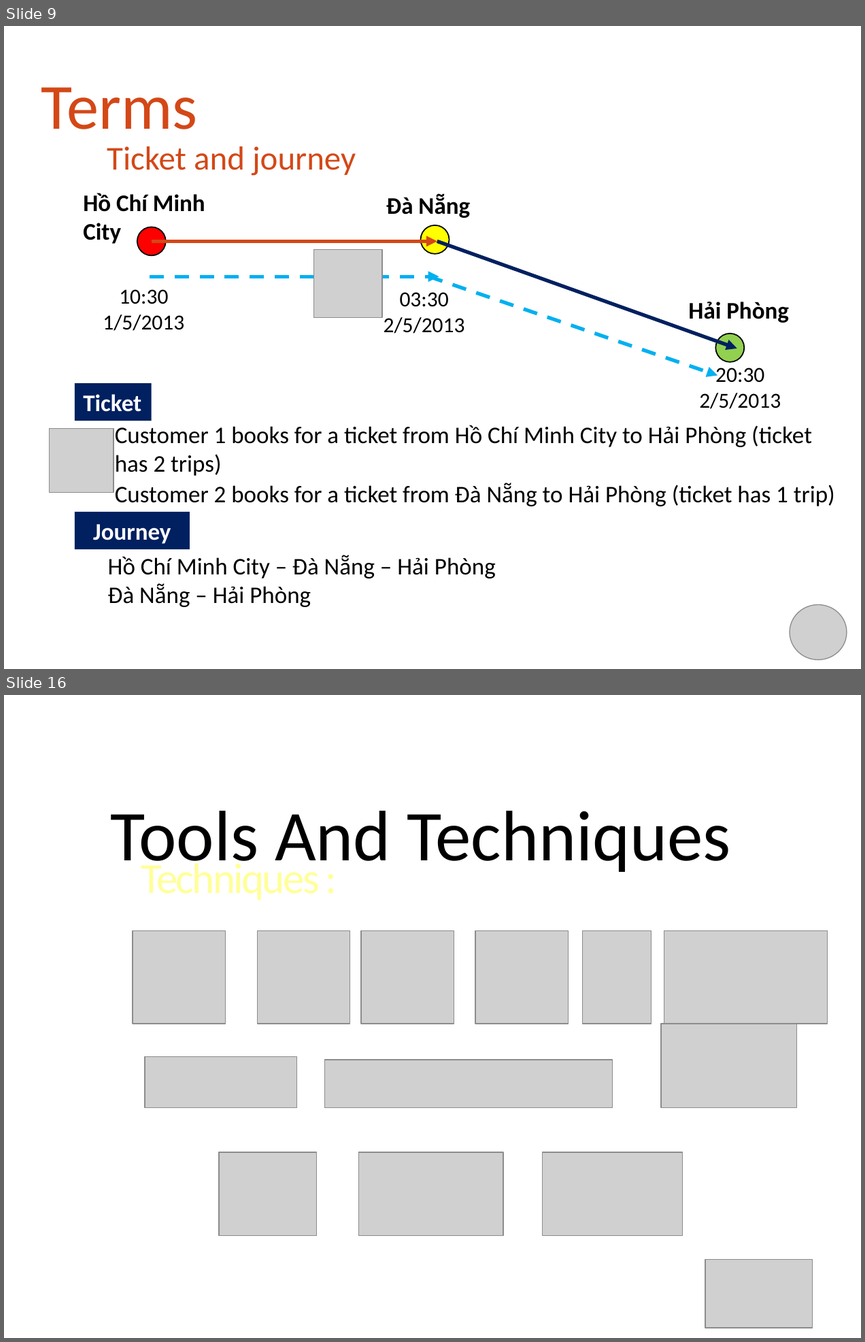
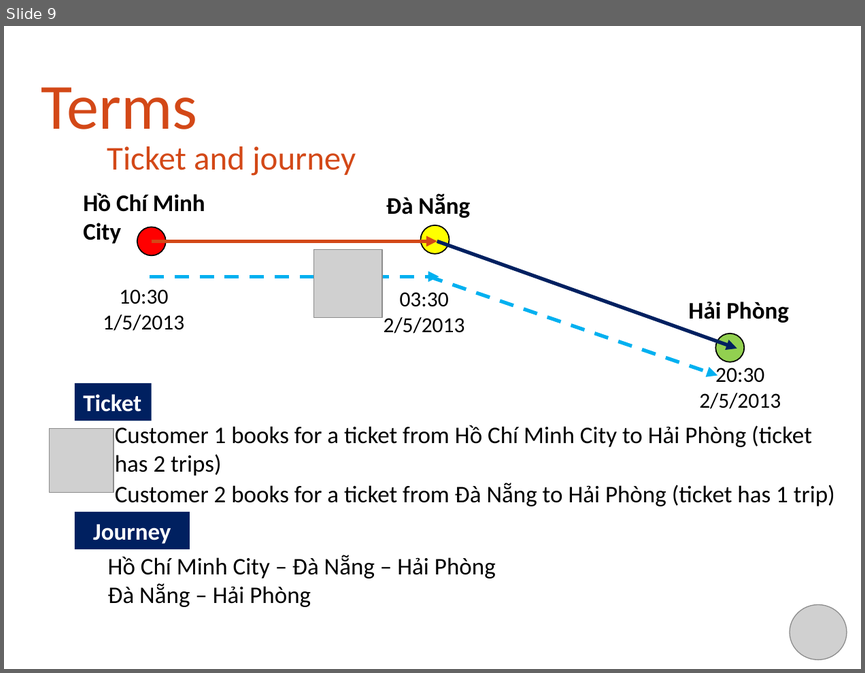
Before and after one commit to khalifandiaye/bus-reservation, a slide deck: WIP/Document/Project Report/capstone.pptx. Shown one above the other, each under a label of ours: slides 9 and 16 before the commit, slide 9 after it; the slides between them are not shown. The pictures are 865x1342 and 865x673 pixels, drawn with LibreOffice and Linux fonts; fonts in the diff are those of the drawing; grey boxes stand for pictures; background and template pictures are left out. Boxes give left, top, right and bottom in pixels: in the first picture for what was removed or moved away, otherwise in the second. Text is boxed around its words. In the diff, an @@ line names an element or a change of style, - is before the commit and + after.

```diff
--- a/WIP/Document/Project Report/capstone.pptx
+++ b/WIP/Document/Project Report/capstone.pptx
@@ slide 16 removed at (x1=4, y1=695, x2=861, y2=1338), background picture (left out) @@
@@ title removed at (x1=111, y1=811, x2=731, y2=877) @@
-Tools And Techniques
@@ subtitle removed at (x1=141, y1=858, x2=320, y2=900) @@
-Techniques :
@@ picture removed at (x1=133, y1=930, x2=225, y2=1023) @@
@@ picture removed at (x1=257, y1=930, x2=349, y2=1023) @@
@@ picture removed at (x1=361, y1=930, x2=454, y2=1023) @@
@@ picture removed at (x1=475, y1=930, x2=568, y2=1023) @@
@@ picture removed at (x1=582, y1=930, x2=651, y2=1023) @@
@@ picture removed at (x1=664, y1=930, x2=827, y2=1023) @@
@@ picture removed at (x1=661, y1=1023, x2=797, y2=1107) @@
@@ picture removed at (x1=145, y1=1057, x2=296, y2=1108) @@
@@ picture removed at (x1=324, y1=1059, x2=613, y2=1107) @@
@@ picture removed at (x1=219, y1=1152, x2=317, y2=1235) @@
@@ picture removed at (x1=359, y1=1152, x2=504, y2=1235) @@
@@ picture removed at (x1=542, y1=1152, x2=682, y2=1235) @@
@@ picture removed at (x1=705, y1=1259, x2=812, y2=1327) @@
```
Also in this commit, not shown: 8 slides changed, 6 slides added, 5 other slides removed.
